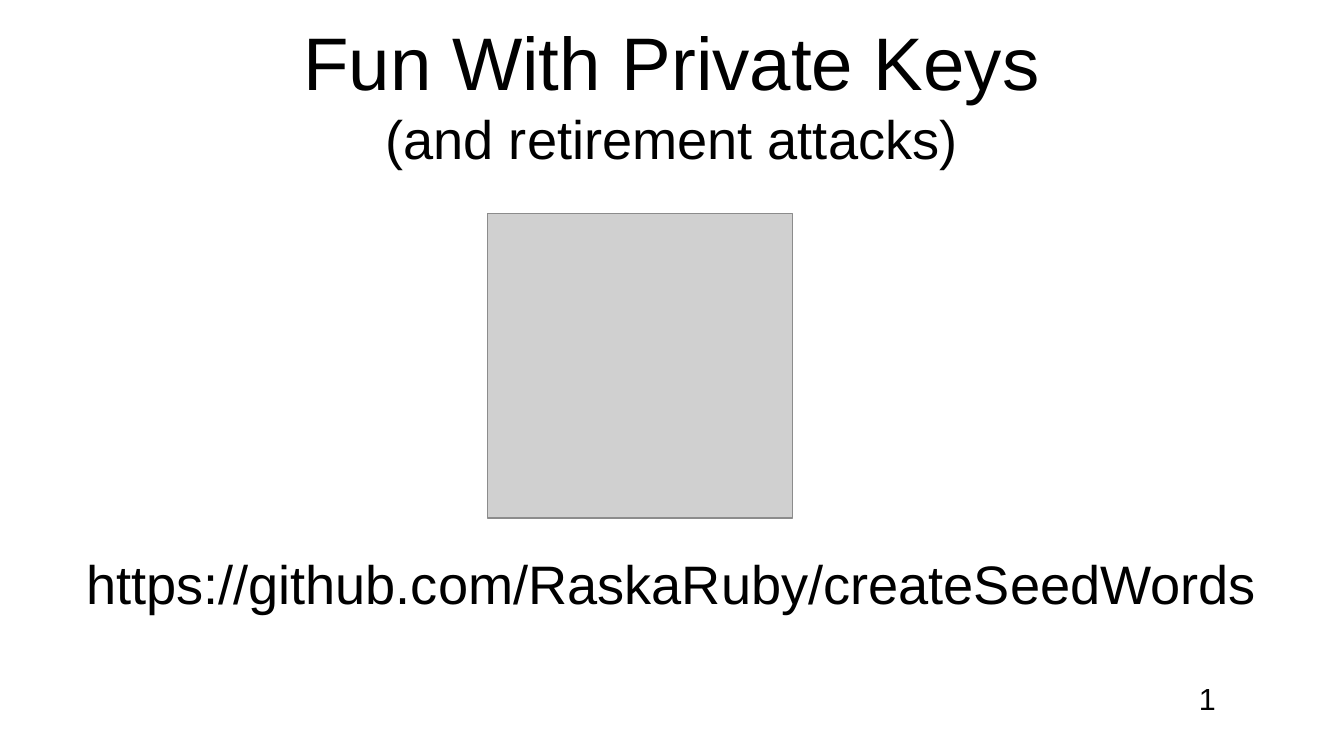
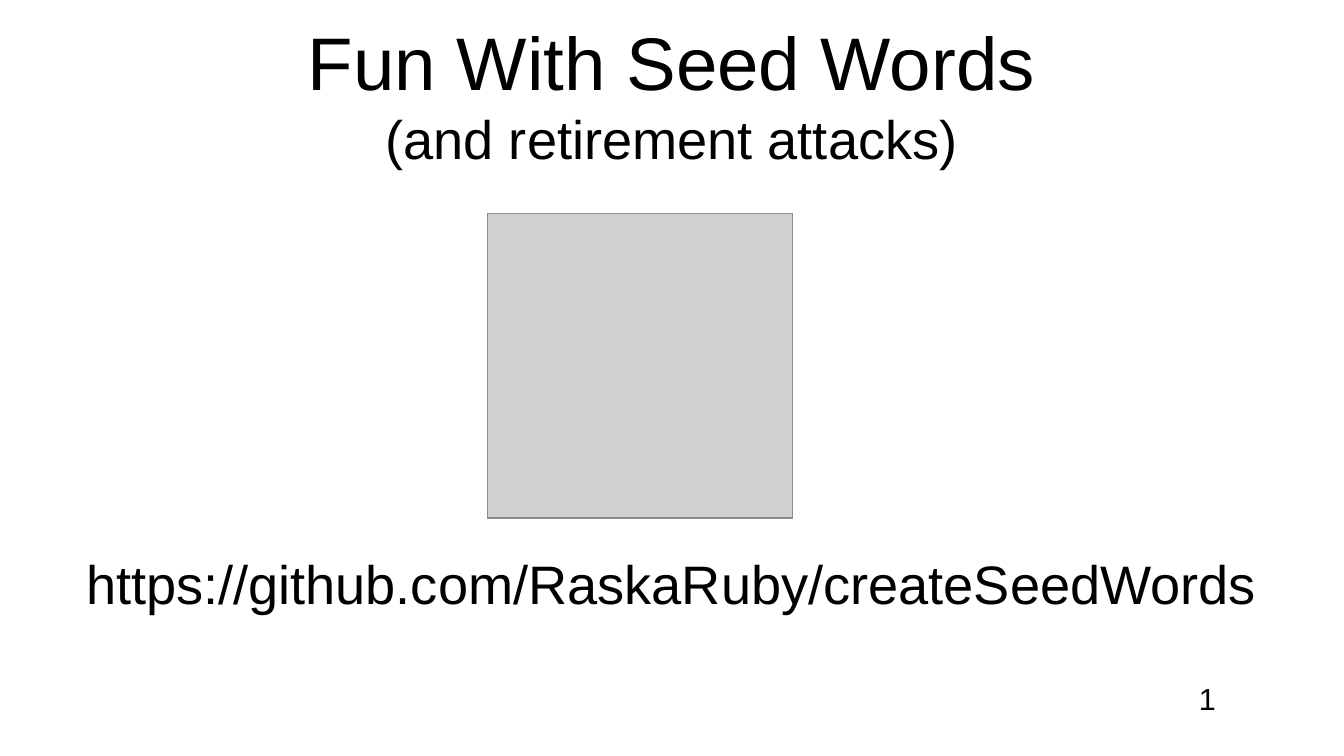
Before and after one commit to RaskaRuby/createSeedWords, a slide deck: slide 1 of slideShow.odp. Drawn at 1344x756 pixels with LibreOffice and Linux fonts; fonts in the diff are those of the drawing; grey boxes stand for pictures. Boxes give left, top, right and bottom in pixels: in the first picture for what was removed or moved away, otherwise in the second. Text is boxed around its words. In the diff, an @@ line names an element or a change of style, - is before the commit and + after.

```diff
--- a/slideShow.odp
+++ b/slideShow.odp
@@ title at [308,36,1035,169]: text changed @@
-Fun With Private Keys
-(and retirement attacks)
+Fun With Seed Words
+(and retirement attacks)
```
Also in this commit, not shown: 8 other slides changed, 1 other file.
